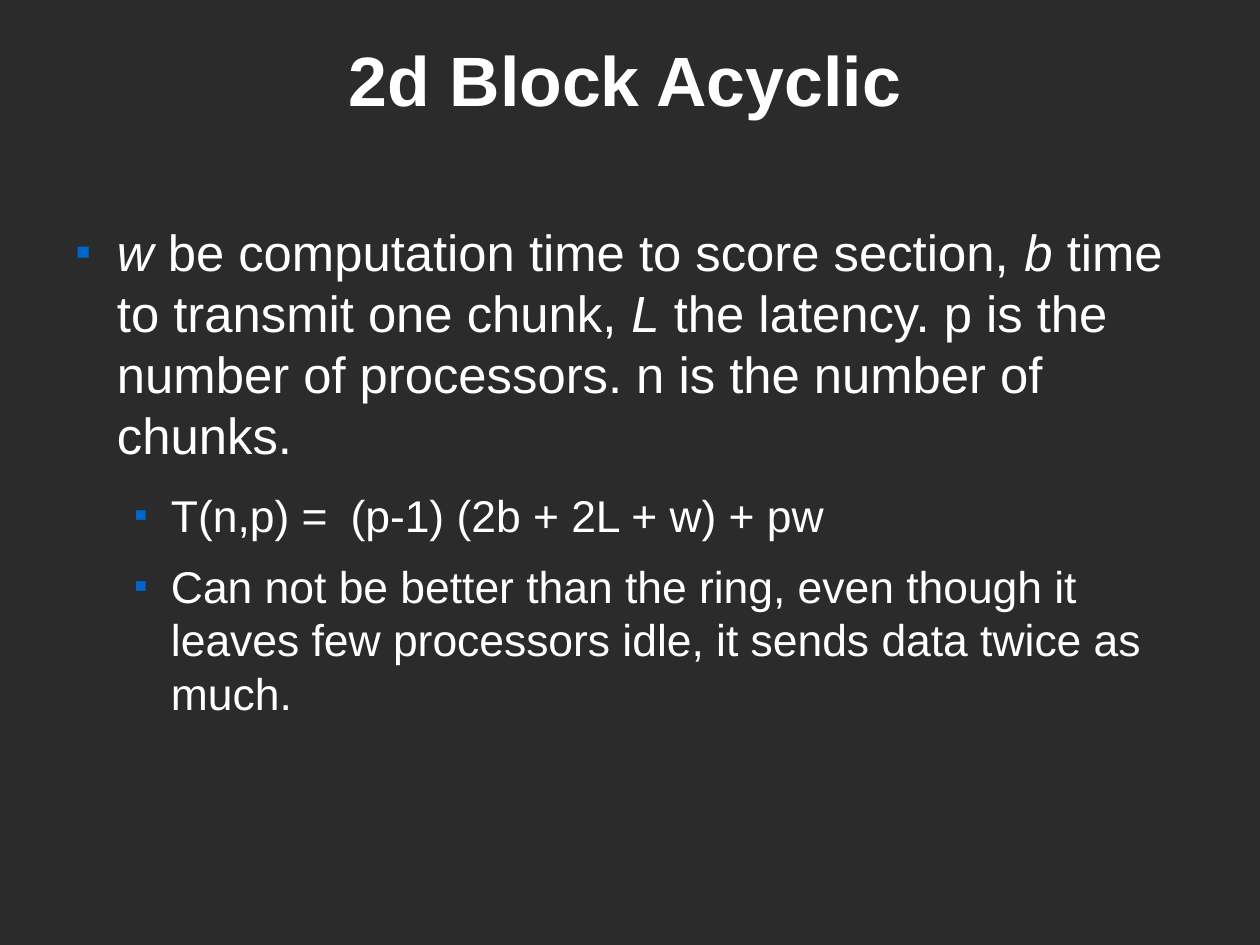
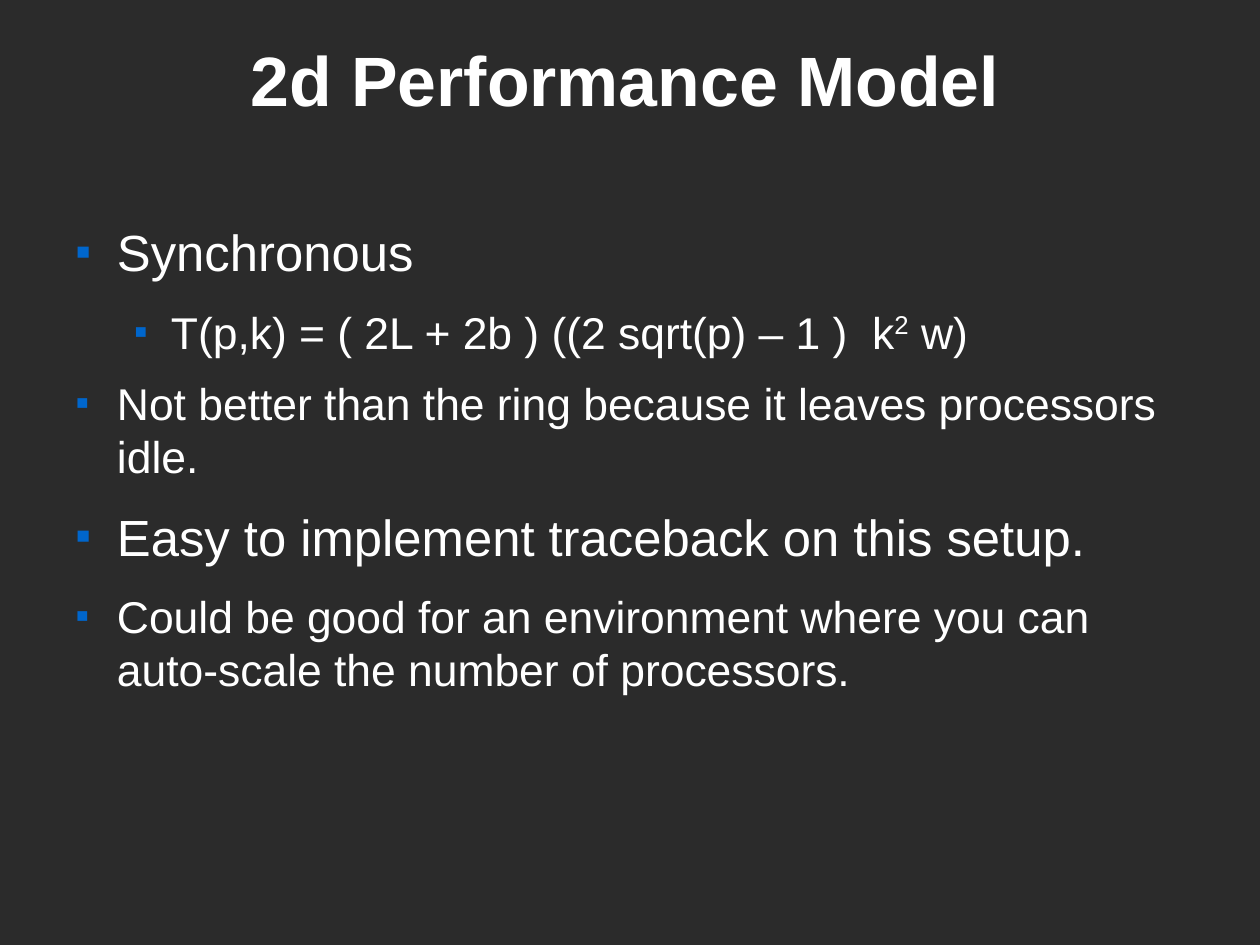
Before and after one commit to kenglishhi/ics632, a slide deck: slide 23 of smith-waterman/docs/ics-632-kenglish-final-presentation.odp (slide 21 before the commit). Drawn at 1260x945 pixels with LibreOffice and Linux fonts; fonts in the diff are those of the drawing; background and template pictures are left out; a plain dark background stands for a picture behind light text. Boxes give left, top, right and bottom in pixels: in the first picture for what was removed or moved away, otherwise in the second. Text is boxed around its words. In the diff, an @@ line names an element or a change of style, - is before the commit and + after.

```diff
--- a/smith-waterman/docs/ics-632-kenglish-final-presentation.odp
+++ b/smith-waterman/docs/ics-632-kenglish-final-presentation.odp
@@ title at (251, 55, 999, 107): text changed @@
-2d Block Acyclic
+2d Performance Model
@@ text at (117, 234, 1156, 695): text changed; size 32 to 28 pt @@
-■ w be computation time to score section, b time to transmit one chunk, L the latency. p is the number of processors. n is the number of chunks.
-  ■ T(n,p) = (p-1) (2b + 2L + w) + pw
-  ■ Can not be better than the ring, even though it leaves few processors idle, it sends data twice as much.
+■ Synchronous
+  ■ T(p,k) = ( 2L + 2b ) ((2 sqrt(p) – 1 ) k2 w)
+■ Not better than the ring because it leaves processors idle.
+■ Easy to implement traceback on this setup.
+■ Could be good for an environment where you can auto-scale the number of processors.
```
Also in this commit, not shown: 9 other slides changed, 10 slides added, 1 slide removed, 1 other file.
